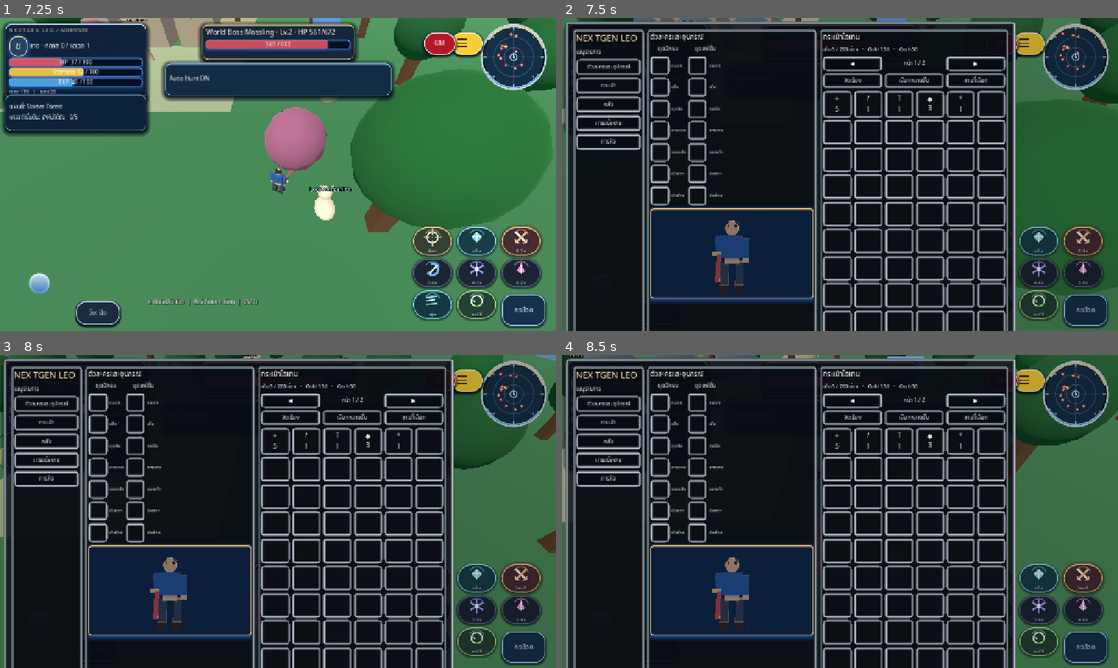
Above: before the commit, frames 1-4 (two rows, left to right).
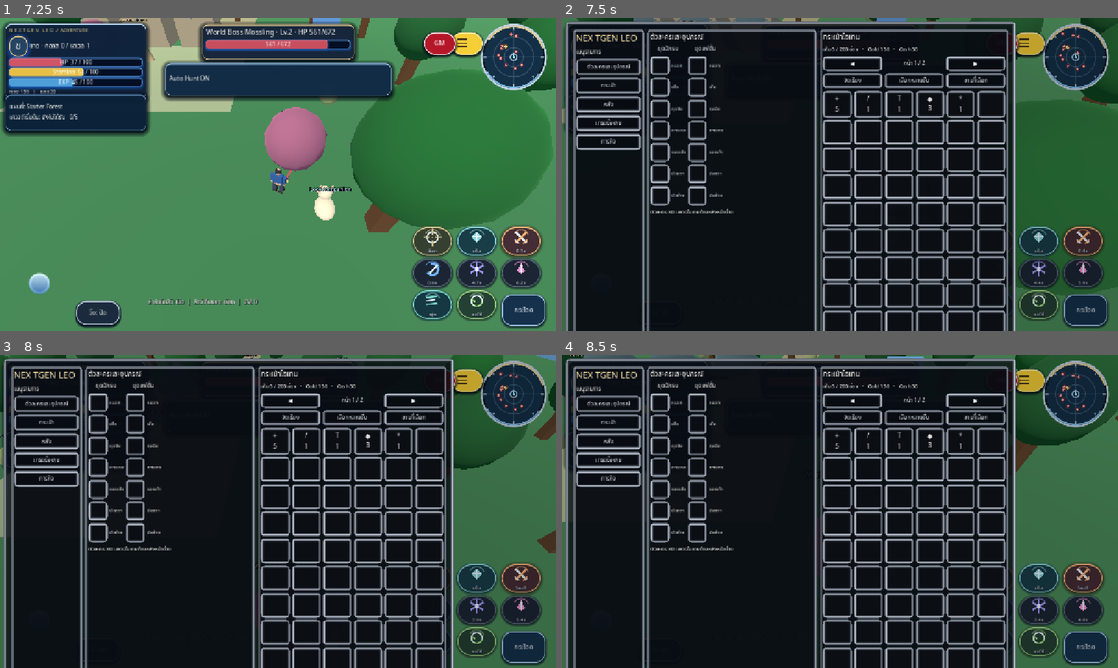
Above: after the commit, the same moments.

Repository: redfullmoon209-debug/NexTgenLeo
Game: Godot game, scene res://scenes/main.tscn
Two runs of this game, one before a commit and one after it. Both use one fixed random seed, a clock stepped at 60 frames per second and the inputs below.
Inputs (mouse positions are in pixels of both pictures, inside the frame that each line leads up to):
- Up to frame 1 (7.25 s): click "กระโดด" at 0.5 s; tap Enter at 1.25 s; move the mouse to (400, 158) at 1.27 s; hold D 1.28-2 s; tap Tab at 1.35 s; click (400, 158) at 1.42 s; tap Space at 1.52, 4.52 s; drag from (166, 190) to (250, 237) at 2.02 s; move the mouse to (333, 105) at 2.77 s; hold D 2.78-3.5 s; tap 1 at 2.85 s; drag from (250, 237) to (111, 127) at 3.52 s; move the mouse to (444, 221) at 4.27 s; hold A 4.28-5 s; tap 3 at 4.35 s; drag from (111, 127) to (194, 96) at 5.02 s; move the mouse to (305, 174) at 5.77 s; hold S 5.78-6.5 s; tap H at 5.85 s; click (305, 174) at 5.92 s; drag from (194, 96) to (166, 190) at 6.52 s
- Up to frame 2 (7.5 s): move the mouse to (962, 158) at 7.27 s; hold W from 7.28 s (still down); tap B at 7.35 s
- Up to frame 3 (8 s): keep holding W; tap Space at 7.52 s
- Up to frame 4 (8.5 s): release W at 8 s; drag from (728, 527) to (812, 574) at 8.02 s

Frame 1 is identical in both runs. In frame 2, 9.0% of the frame differs, in the area x 15-46%, y 60-92%; in frame 3, 9.0%; in frame 4, 9.0%.

Commit message:
Cache silver slot textures and avoid duplicate 3D viewport in memory-sensitive web overlay

Diff:
--- a/scripts/silver_inventory_workspace.gd
+++ b/scripts/silver_inventory_workspace.gd
@@ -31,6 +31,7 @@
 var page := 0
 var bulk_selection: Dictionary = {}
 var bulk_mode := false
+var _frame_cache: Dictionary = {}
 
 func _ready() -> void:
 	name = "SilverInventoryWorkspace"
@@ -44,6 +45,9 @@
 	visible = false
 
 func _frame_style(filename: String, edge: float = 15.0) -> StyleBox:
+	var key := filename + ":" + str(edge)
+	if _frame_cache.has(key):
+		return _frame_cache[key]
 	var path := ROOT + filename
 	if ResourceLoader.exists(path):
 		var style := StyleBoxTexture.new()
@@ -57,6 +61,7 @@
 		style.content_margin_top = 7
 		style.content_margin_bottom = 7
 		style.draw_center = true
+		_frame_cache[key] = style
 		return style
 	var fallback := StyleBoxFlat.new()
 	fallback.bg_color = Color(0.025, 0.035, 0.05, 0.83)
@@ -67,6 +72,7 @@
 	fallback.content_margin_right = 8
 	fallback.content_margin_top = 8
 	fallback.content_margin_bottom = 8
+	_frame_cache[key] = fallback
 	return fallback
 
 func _slot_style() -> StyleBox:
@@ -179,7 +185,11 @@
 	var preview_row := HBoxContainer.new()
 	preview_row.size_flags_horizontal = Control.SIZE_EXPAND_FILL
 	gear_stack.add_child(preview_row)
-	game.call("_build_bag_avatar_preview", preview_row)
+	# Do not instantiate a second animated GLB viewport on this overlay:
+	# its textures can exceed the WebGL memory budget when combined with 100 cells.
+	var avatar_note := _label("ตัวละคร 3D แสดงในเกมด้านหลังหน้าต่าง", 12)
+	avatar_note.horizontal_alignment = HORIZONTAL_ALIGNMENT_CENTER
+	preview_row.add_child(avatar_note)
 	# PvE/PvP is a separate panel, and no invented PvP stats are displayed.
 	var stats := _panel(mid, "PVE_PVP_Stats_Panel.png")
 	stats.custom_minimum_size.y = 110
@@ -308,8 +318,7 @@
 		_equipment_row(str(definition.warrior), str(definition.name))
 		_equipment_row(str(definition.fashion), str(definition.name))
 	stats_label.text = "PvE  ATK %d  DEF %d  HP %d / %d\nPvP  แยกค่าสถานะเมื่อระบบ PvP เปิดใช้งาน" % [GameState.attack_power(), GameState.defense(), GameState.hp, GameState.max_hp]
-	if is_instance_valid(game):
-		game.call("_sync_bag_avatar_preview")
+
 
 func _equipment_row(slot_id: String, caption: String) -> void:
 	var row := HBoxContainer.new()
